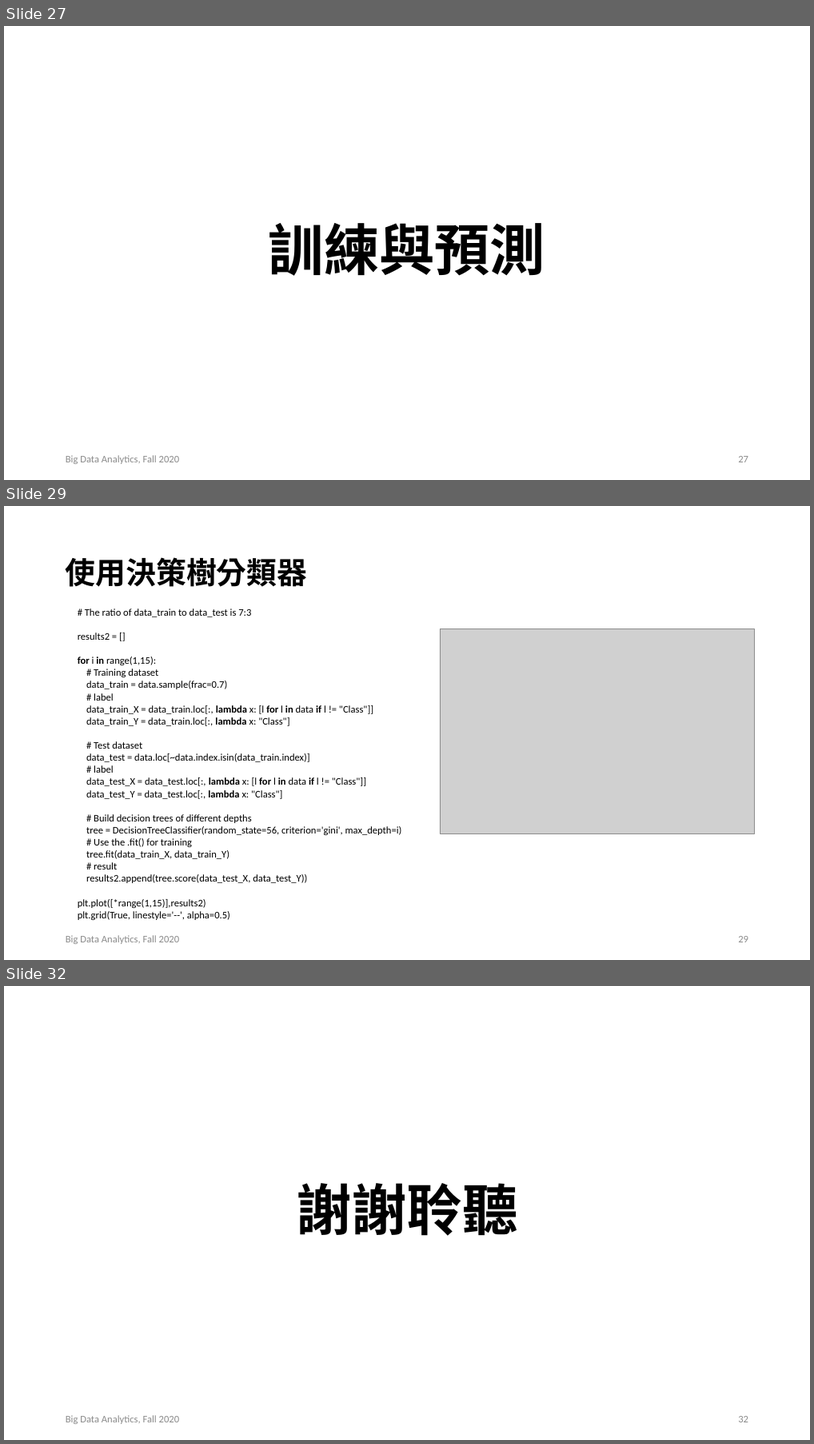
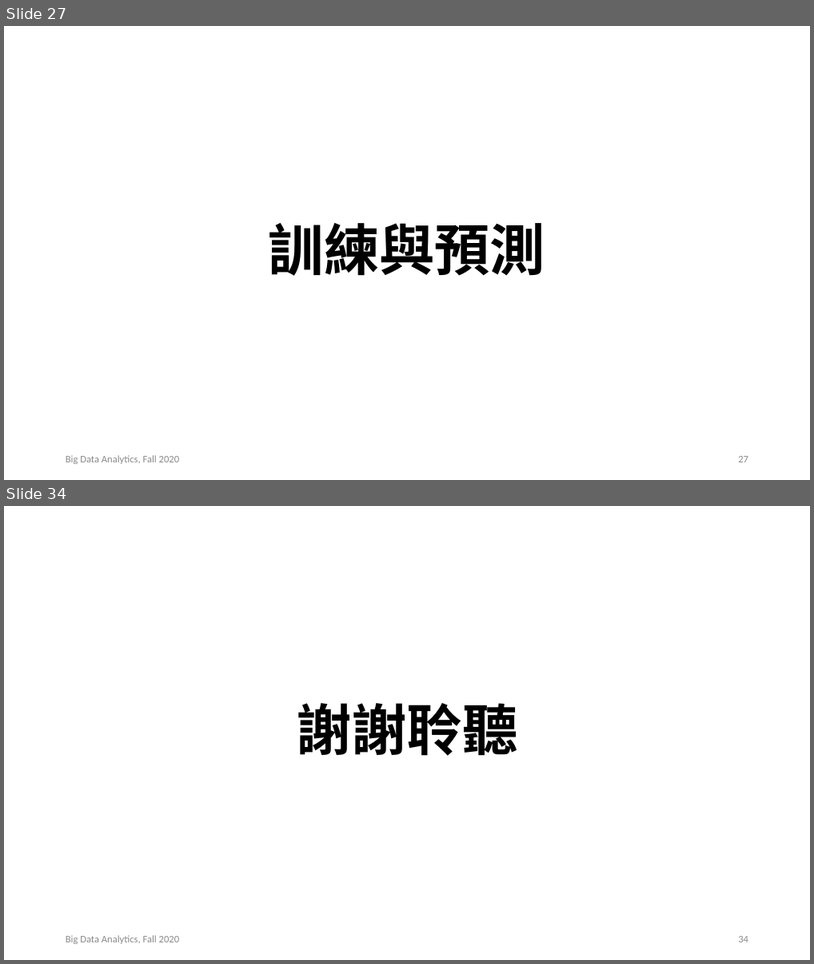
Before and after one commit to AIVesper/Fall_2020_BDA_Final_Report, a slide deck: BDA_Final.pptx. Shown one above the other, each under a label of ours: slides 27, 29 and 32 before the commit, slides 27 and 34 after it; the slides between them are not shown. The pictures are 814x1444 and 814x964 pixels, drawn with LibreOffice and Linux fonts; fonts in the diff are those of the drawing; grey boxes stand for pictures. Boxes give left, top, right and bottom in pixels: in the first picture for what was removed or moved away, otherwise in the second. Text is boxed around its words. In the diff, an @@ line names an element or a change of style, - is before the commit and + after.

```diff
--- a/BDA_Final.pptx
+++ b/BDA_Final.pptx
@@ slide 29 removed at <box>4,506,810,960</box>, background #FFFFFF @@
@@ title removed at <box>66,557,307,587</box> @@
-使用決策樹分類器
@@ text removed at <box>78,608,402,920</box> @@
-# The ratio of data_train to data_test is 7:3
-results2 = []
-for i in range(1,15):
-# Training dataset
-data_train = data.sample(frac=0.7)
-# label
-data_train_X = data_train.loc[:, lambda x: [l for l in data if l != "Class"]]
-data_train_Y = data_train.loc[:, lambda x: "Class"]
-# Test dataset
-data_test = data.loc[~data.index.isin(data_train.index)]
-# label
-data_test_X = data_test.loc[:, lambda x: [l for l in data if l != "Class"]]
-data_test_Y = data_test.loc[:, lambda x: "Class"]
-# Build decision trees of different depths
-tree = DecisionTreeClassifier(random_state=56, criterion='gini', max_depth=i)
-# Use the .fit() for training
-tree.fit(data_train_X, data_train_Y)
-# result
-results2.append(tree.score(data_test_X, data_test_Y))
-plt.plot([*range(1,15)],results2)
-plt.grid(True, linestyle='--', alpha=0.5)
@@ picture removed at <box>440,629,755,834</box> @@
@@ text removed at <box>66,935,180,944</box> @@
-Big Data Analytics, Fall 2020
@@ page number removed at <box>738,936,749,942</box> @@
-29
@@ what was slide 32 is now slide 34 @@
@@ page number at <box>738,936,749,942</box>: text changed @@
-32
+34
```
Also in this commit, not shown: 3 slides changed, 5 slides added, 2 other slides removed, 3 other files.
